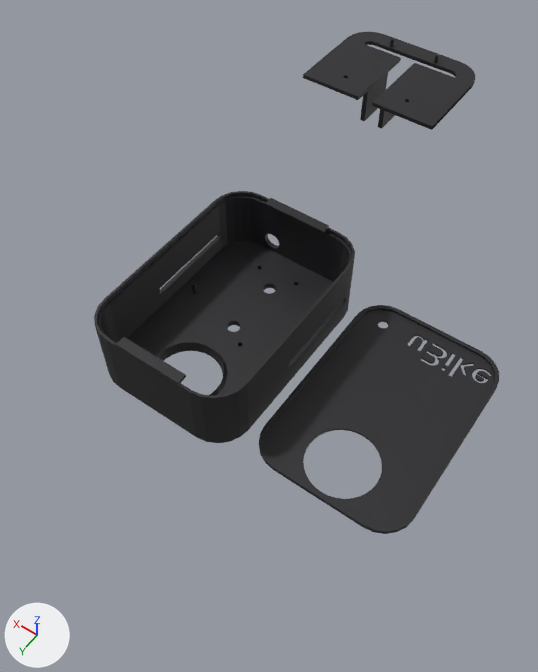
What one commit did to the Blender file Modelo 3D/espcasev4.blend.
Both versions are drawn from a camera (50 mm lens) standing at (-0.108, 0.224, 0.281) and looking at (0.009, 0.061, 0.024). Lighting does not change. The marker at lower left points along +X, +Y and +Z.

Names of what the first picture shows: 'Case', 'Case.001', 'Lid'.
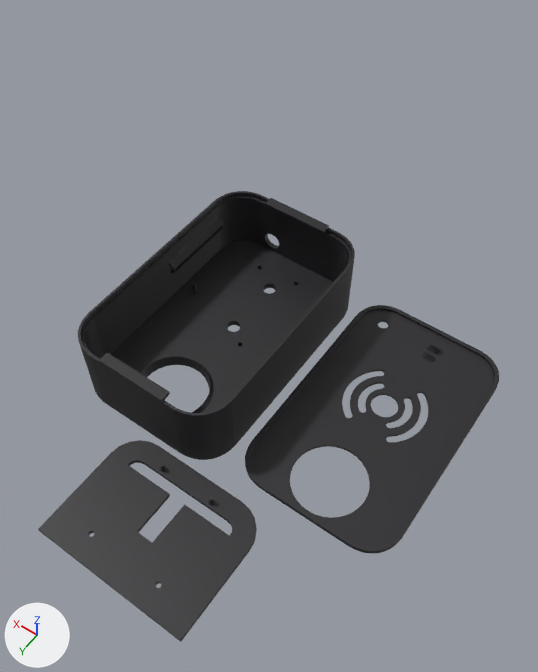
The change, as a diff of the scene's bpy script:
```diff
--- a/Modelo 3D/espcasev4.blend.py
+++ b/Modelo 3D/espcasev4.blend.py
@@ me_plane_007 @@
 # used by ob_case; location = (0.0295, 0.0115, 0.0); scale = (1.1, 1.1, 1.1)
-me_plane_007.from_pydata(...)  # 1615 vertices, 1058 faces; spans x -0.0295..0.0405, y -0.0115..0.0885, z 0.0..0.0332
+me_plane_007.from_pydata(...)  # 2519 vertices, 1910 faces; spans x -0.0295..0.0405, y -0.0115..0.0976, z 0.0..0.0332
+# me_plane_007 part 1: 575 vertices moved from x -0.0295..0.0405, y -0.0108..0.0885, z 0.0..0.032 to x -0.0295..0.0405, y -0.0111..0.0938, z 0.0..0.032; 263 vertices removed from x -0.0295..0.0405, y -0.0108..0.0885, z 0.0..0.0332; 1167 vertices added at x -0.0295..0.0405, y -0.0111..0.0976, z 0.0..0.0332
 me_plane_007.materials.append(mat_material_002)
@@ me_plane_008 @@
 # used by ob_lid; location = (-0.0447, 0.0496, 0.0); rotation_euler = (0.0, 6.283, 0.0), in degrees (0, 360, 0); scale = (1.08, 1.08, 1.08)
-me_plane_008.from_pydata(...)  # 2287 vertices, 1206 faces; spans x -0.034..0.034, y -0.049..0.049, z 0.0..0.002
+me_plane_008.from_pydata(...)  # 4646 vertices, 3012 faces; spans x -0.034..0.034, y -0.049..0.0583, z 0.0..0.002
+# me_plane_008 part 2: 21 vertices moved from x -0.0314..0.0314, y -0.0483..-0.0046, z 0.0..0.002 to x -0.025..0.025, y -0.0486..-0.0046, z 0.0..0.002; 1498 vertices removed from x -0.034..0.034, y -0.0466..0.049, z 0.0..0.002; 3857 vertices added at x -0.034..0.034, y -0.0483..0.0583, z 0.0..0.002
 me_plane_008.materials.append(mat_material_002)
@@ me_plane_005_1 @@
+me_plane_005_1.from_pydata(...)  # 383 vertices, 257 faces; spans x -0.033..0.033, y -0.027..0.0239, z -0.0009..0.0043
+me_plane_005_1.materials.append(mat_material_002)  # black #232226
@@ ob_case_001 @@
-ob_case_001 = bpy.data.objects.new('Case.001', me_plane_005)
-ob_case_001.location = (0.0295, -0.1018, 0.0447)
-ob_case_001.scale = (1.1, 1.1, 1.1)
@@ ob_rfid_slider @@
+ob_rfid_slider = bpy.data.objects.new('RFID Slider', me_plane_005_1)
+ob_rfid_slider.location = (0.0006, 0.1518, 0.001)
+ob_rfid_slider.scale = (1.1, 1.1, 1.1)
```

Changed parts and their boxes (x1, y1, x2, y2) in the pictures (538 x 672 px):
'Case', reshaped (6% wider, 7% taller): before (94, 191, 355, 443); after (78, 191, 355, 460)
'Lid', reshaped (8% taller): before (259, 305, 499, 534); after (245, 305, 499, 553)
'RFID Slider', added: after (38, 440, 257, 642)
'Case.001', deleted (black): before (303, 32, 475, 130)
part 1 of me_plane_007, built on: before (98, 192, 355, 443); after (78, 192, 355, 460)
